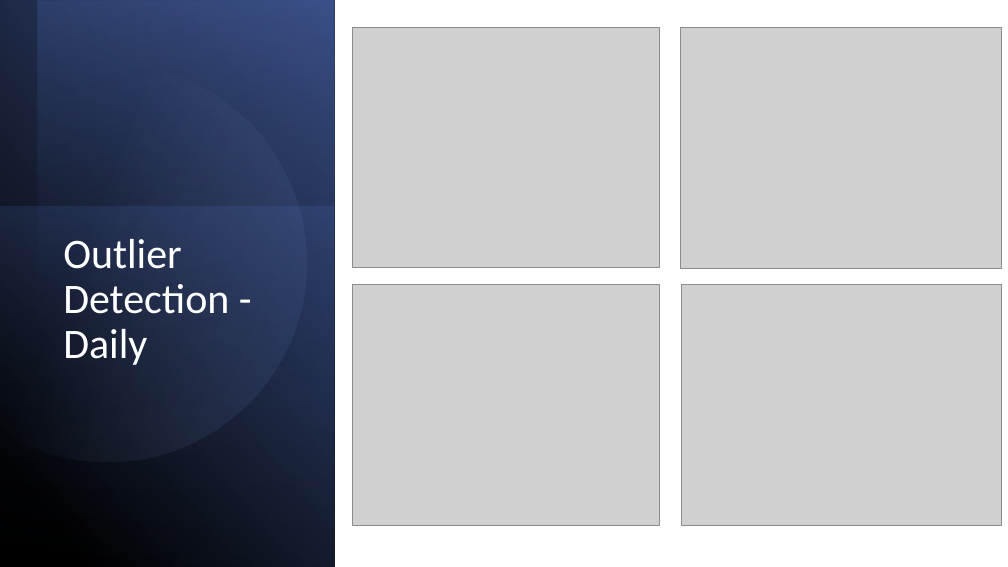
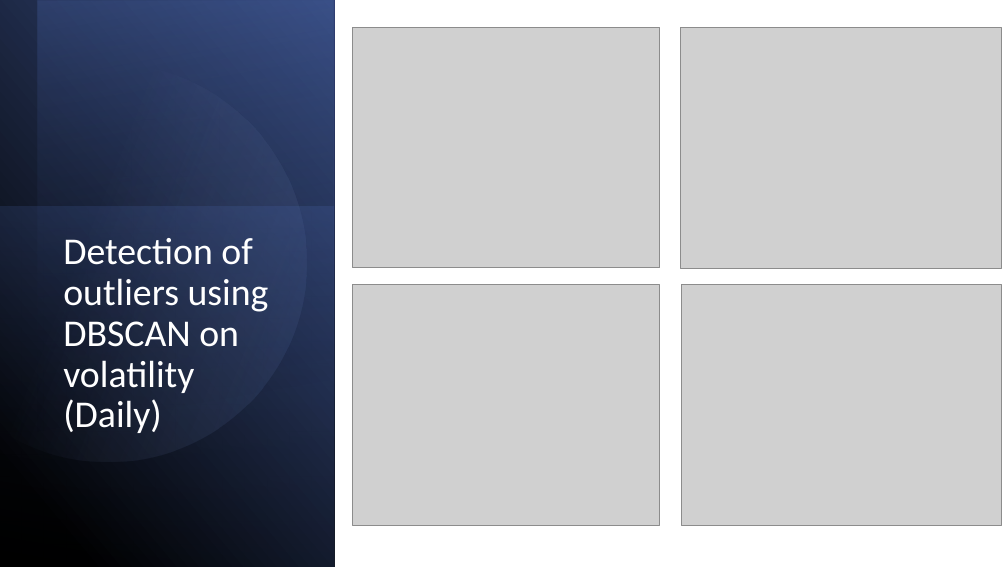
Before and after one commit to Jordanm37/Algo_trading, a slide deck: slide 11 of AE test/Quant_test_presentation_Jordan.pptx (slide 18 before the commit). Drawn at 1008x567 pixels with LibreOffice and Linux fonts; fonts in the diff are those of the drawing; grey boxes stand for pictures. Boxes give left, top, right and bottom in pixels: in the first picture for what was removed or moved away, otherwise in the second. Text is boxed around its words. In the diff, an @@ line names an element or a change of style, - is before the commit and + after.

```diff
--- a/AE test/Quant_test_presentation_Jordan.pptx
+++ b/AE test/Quant_test_presentation_Jordan.pptx
@@ title at [63,238,269,433]: text changed; size 40 to 36 pt @@
-Outlier Detection - Daily
+Detection of outliers using DBSCAN on volatility (Daily)
```
Also in this commit, not shown: 14 other slides changed, 1 slide added, 1 slide removed, 4 other files.
